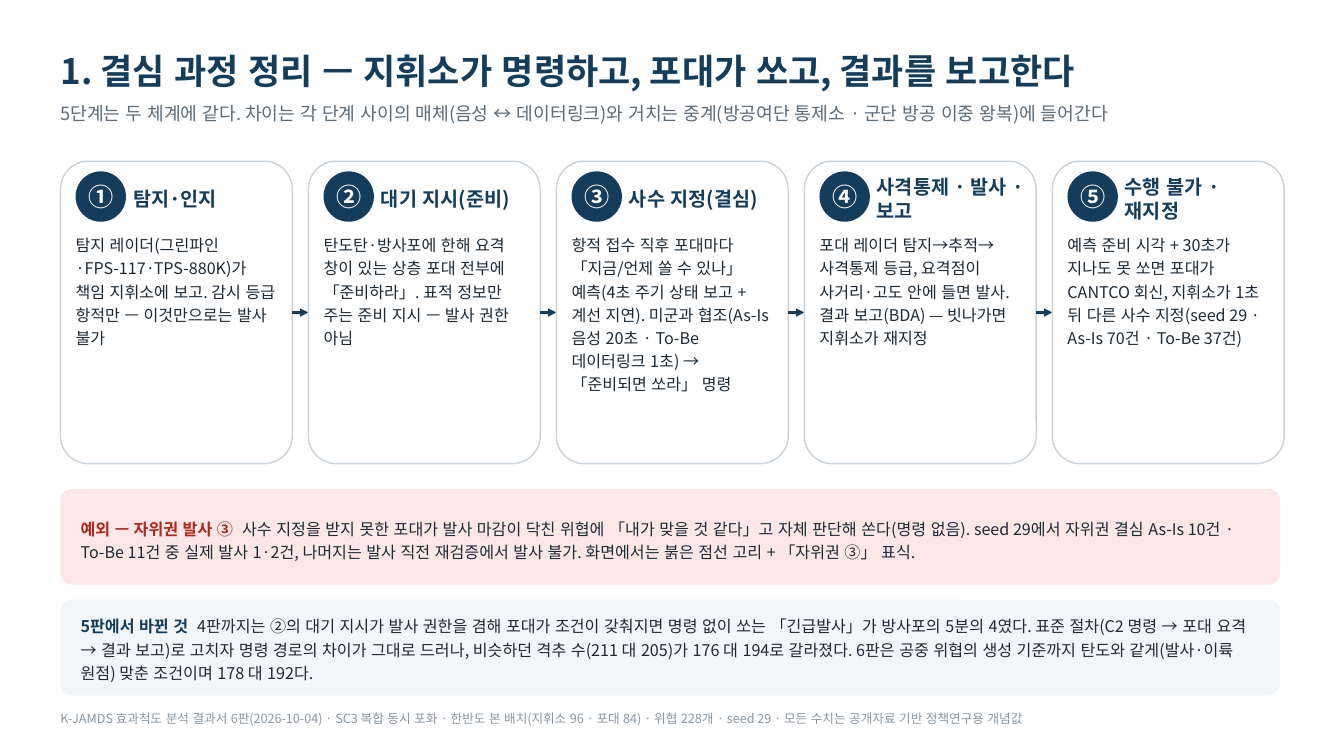
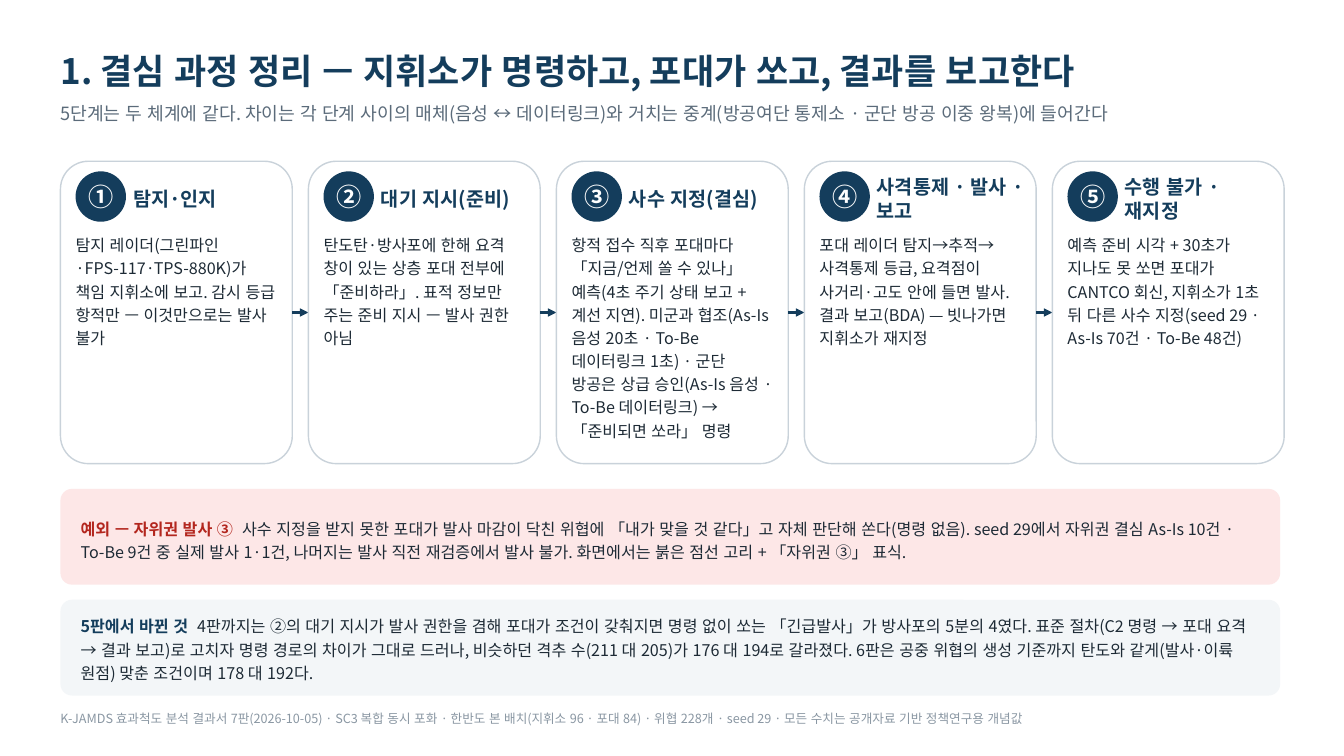
Before and after one commit to DaehyunY00/Air_Defense, a slide deck: slide 2 of K-JAMDS_효과척도_발표정리본.pptx. Drawn at 1344x756 pixels with LibreOffice and Linux fonts; fonts in the diff are those of the drawing. Boxes give left, top, right and bottom in pixels: in the first picture for what was removed or moved away, otherwise in the second. Text is boxed around its words. In the diff, an @@ line names an element or a change of style, - is before the commit and + after.

```diff
--- a/K-JAMDS_효과척도_발표정리본.pptx
+++ b/K-JAMDS_효과척도_발표정리본.pptx
@@ text at [572,237,769,439]: text changed @@
-항적 접수 직후 포대마다 「지금/언제 쏠 수 있나」 예측(4초 주기 상태 보고 + 계선 지연). 미군과 협조(As-Is 음성 20초 · To-Be 데이터링크 1초) → 「준비되면 쏘라」 명령
+항적 접수 직후 포대마다 「지금/언제 쏠 수 있나」 예측(4초 주기 상태 보고 + 계선 지연). 미군과 협조(As-Is 음성 20초 · To-Be 데이터링크 1초) · 군단 방공은 상급 승인(As-Is 음성 · To-Be 데이터링크) → 「준비되면 쏘라」 명령
@@ text at [1067,237,1259,347]: text changed @@
-예측 준비 시각 + 30초가 지나도 못 쏘면 포대가 CANTCO 회신, 지휘소가 1초 뒤 다른 사수 지정(seed 29 · As-Is 70건 · To-Be 37건)
+예측 준비 시각 + 30초가 지나도 못 쏘면 포대가 CANTCO 회신, 지휘소가 1초 뒤 다른 사수 지정(seed 29 · As-Is 70건 · To-Be 48건)
@@ text at [81,521,1221,561]: text changed @@
-예외 — 자위권 발사 ③ 사수 지정을 받지 못한 포대가 발사 마감이 닥친 위협에 「내가 맞을 것 같다」고 자체 판단해 쏜다(명령 없음). seed 29에서 자위권 결심 As-Is 10건 · To-Be 11건 중 실제 발사 1·2건, 나머지는 발사 직전 재검증에서 발사 불가. 화면에서는 붉은 점선 고리 + 「자위권 ③」 표식.
+예외 — 자위권 발사 ③ 사수 지정을 받지 못한 포대가 발사 마감이 닥친 위협에 「내가 맞을 것 같다」고 자체 판단해 쏜다(명령 없음). seed 29에서 자위권 결심 As-Is 10건 · To-Be 9건 중 실제 발사 1·1건, 나머지는 발사 직전 재검증에서 발사 불가. 화면에서는 붉은 점선 고리 + 「자위권 ③」 표식.
@@ text at [60,712,1023,725]: text changed @@
-K-JAMDS 효과척도 분석 결과서 6판(2026-10-04) · SC3 복합 동시 포화 · 한반도 본 배치(지휘소 96 · 포대 84) · 위협 228개 · seed 29 · 모든 수치는 공개자료 기반 정책연구용 개념값
+K-JAMDS 효과척도 분석 결과서 7판(2026-10-05) · SC3 복합 동시 포화 · 한반도 본 배치(지휘소 96 · 포대 84) · 위협 228개 · seed 29 · 모든 수치는 공개자료 기반 정책연구용 개념값
```
Also in this commit, not shown: 10 other slides changed, 9 other files.
